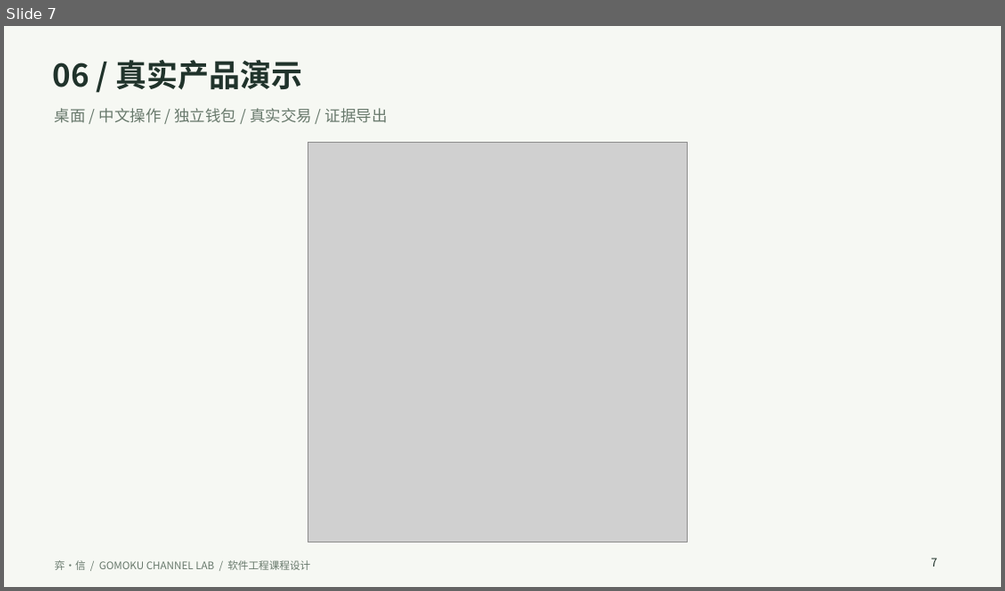
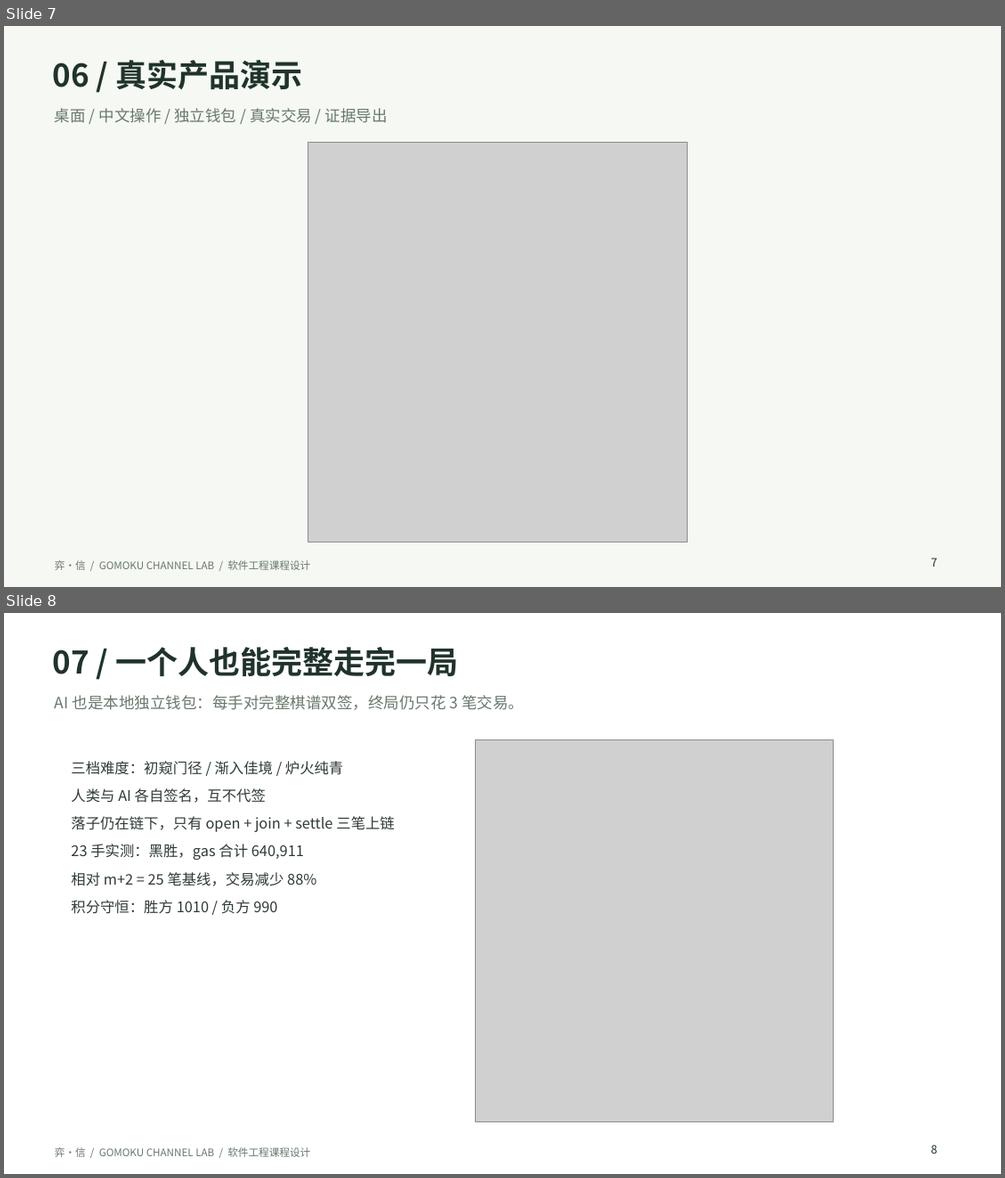
Before and after one commit to haisiiontam/YiXin, a slide deck: reports/弈信-8分钟课程答辩.pptx. Shown one above the other, each under a label of ours: slide 7 before the commit, slides 7 and 8 after it. The pictures are 1005x591 and 1005x1178 pixels, drawn with LibreOffice and Linux fonts; fonts in the diff are those of the drawing; grey boxes stand for pictures. Boxes give left, top, right and bottom in pixels: in the first picture for what was removed or moved away, otherwise in the second. Text is boxed around its words. In the diff, an @@ line names an element or a change of style, - is before the commit and + after.

Commit message:
提交弈信课程设计项目并更新V2答辩PPT

```diff
--- a/reports/弈信-8分钟课程答辩.pptx
+++ b/reports/弈信-8分钟课程答辩.pptx
@@ slide 8 added at (x1=4, y1=613, x2=1001, y2=1174), background #FFFFFF @@
@@ text added at (x1=52, y1=647, x2=458, y2=676), 30 pt, text #20332B, bold @@
+07 / 一个人也能完整走完一局
@@ text added at (x1=55, y1=695, x2=524, y2=710), 15 pt, text #68796C @@
+AI 也是本地独立钱包：每手对完整棋谱双签，终局仍只花 3 笔交易。
@@ picture added at (x1=475, y1=740, x2=833, y2=1121) @@
@@ text added at (x1=71, y1=761, x2=394, y2=914), 14 pt, text #2E3B34 @@
+三档难度：初窥门径 / 渐入佳境 / 炉火纯青
+人类与 AI 各自签名，互不代签
+落子仍在链下，只有 open + join + settle 三笔上链
+23 手实测：黑胜，gas 合计 640,911
+相对 m+2 = 25 笔基线，交易减少 88%
+积分守恒：胜方 1010 / 负方 990
@@ text added at (x1=930, y1=1144, x2=937, y2=1153), 11 pt, text #20332B @@
+8
@@ text added at (x1=55, y1=1147, x2=310, y2=1157), 10 pt, text #68796C @@
+弈·信 / GOMOKU CHANNEL LAB / 软件工程课程设计
```
Also in this commit, not shown: 8 slides changed, 1 other slide added, 3 other files.
